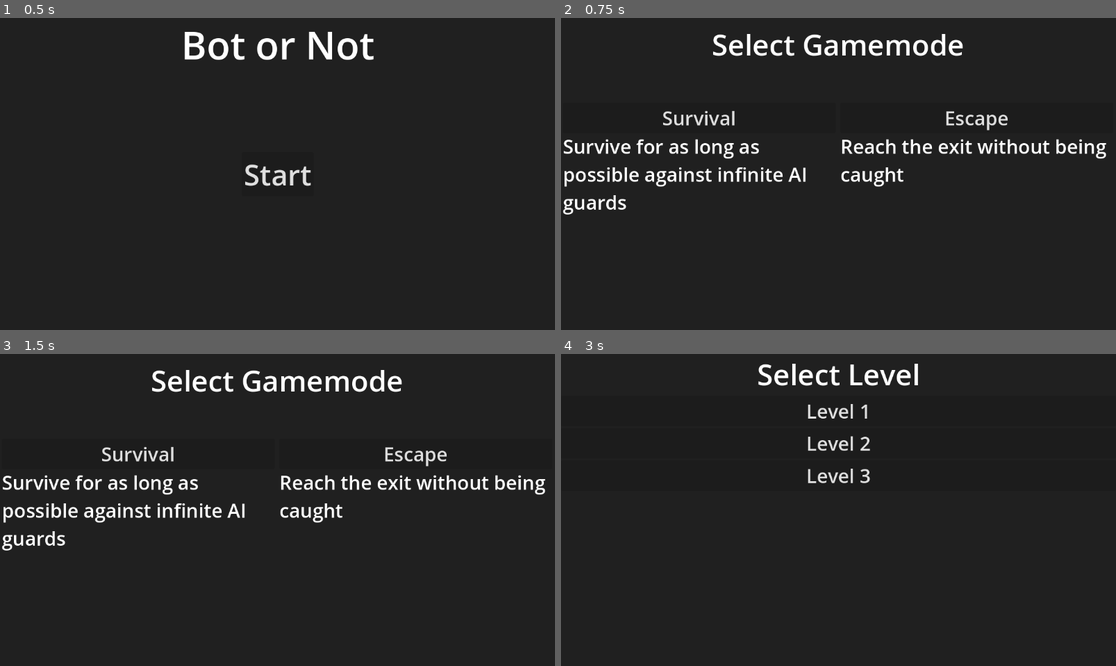
Above: before the commit, frames 1-4 (two rows, left to right).
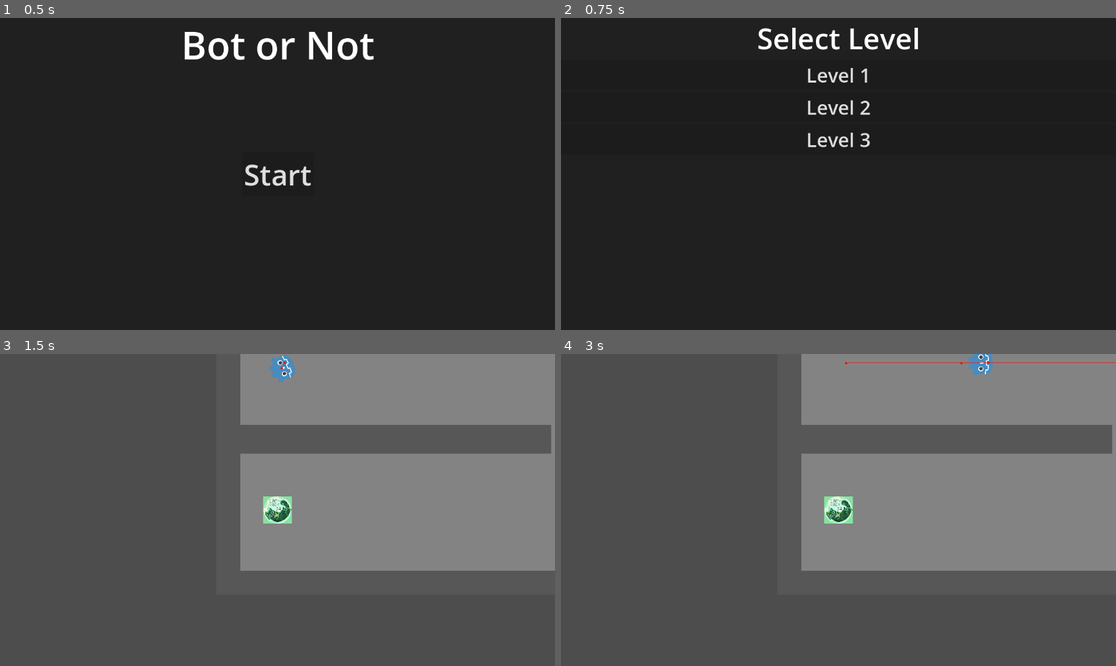
Above: after the commit, the same moments.

Repository: AmirH32/Bot-Or-Not
Game: Godot game, scene res://scenes/world.tscn
The game is run twice, just before and just after one commit, with the same random seed, the same clock (stepped at 60 frames per second) and the same inputs.
Inputs (mouse positions are in pixels of both pictures, inside the frame that each line leads up to):
- Up to frame 1 (0.5 s): no input
- Up to frame 2 (0.75 s): click "Start" at 0.5 s
- Up to frame 3 (1.5 s): click (277, 410) at 1.25 s, where only the run after the commit has a clickable "Level 1"
- Up to frame 4 (3 s): click (699, 453) at 2 s, where only the run before the commit has a clickable "Survival"; click (977, 453) at 2.75 s, where only the run before the commit has a clickable "Escape"

Frame 1 is identical in both runs. In frame 2, 5.8% of the frame differs, in the area x 0-99%, y 3-64%; in frame 3, 99%; in frame 4, 100%, in the area x 0-100%, y 0-100%.

Commit message:
Skip non-functional gamemode step

Diff:
--- a/scripts/ui.gd
+++ b/scripts/ui.gd
@@ -21,7 +21,8 @@
 
 func _on_start_button_pressed():
 	$TitleScreen.hide()
-	$GamemodeSelect.show()
+	# $GamemodeSelect.show()
+	$LevelSelect.show()
 
 
 
